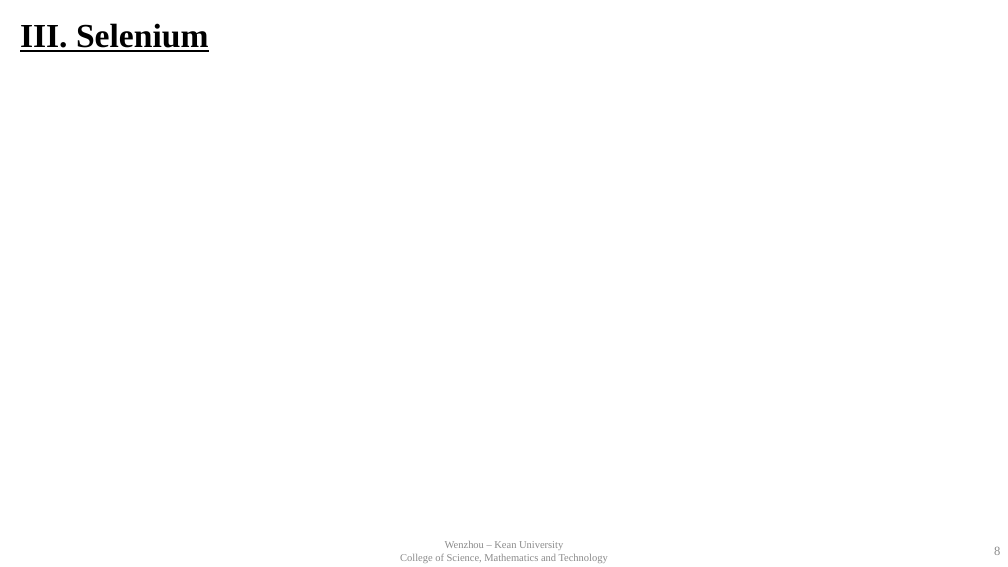
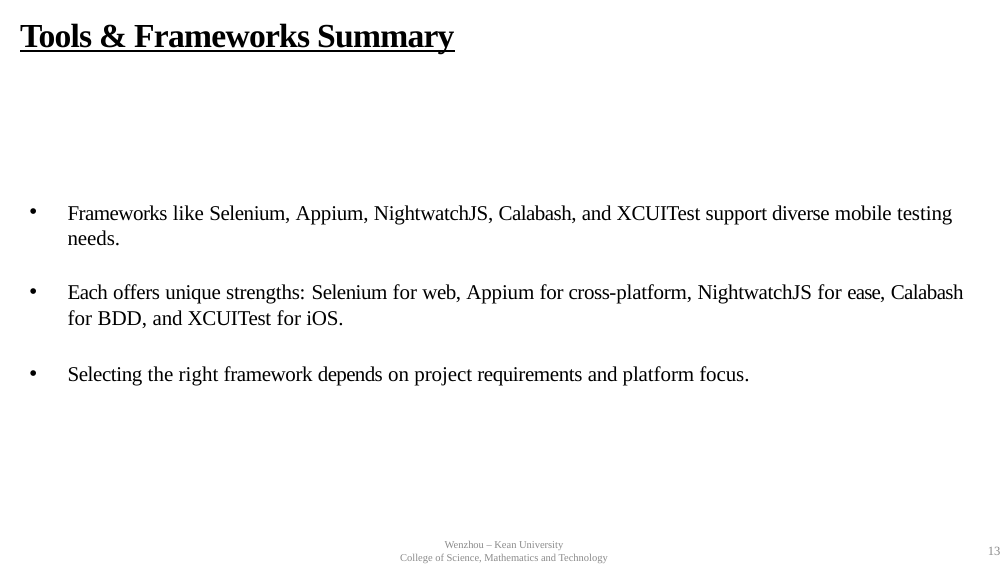
Before and after one commit to baocheng1989/sqa_paper, a slide deck: slide 13 of presentation.pptx (slide 8 before the commit). Drawn at 1008x567 pixels with LibreOffice and Linux fonts; fonts in the diff are those of the drawing; background and template pictures are left out. Boxes give left, top, right and bottom in pixels: in the first picture for what was removed or moved away, otherwise in the second. Text is boxed around its words. In the diff, an @@ line names an element or a change of style, - is before the commit and + after.

```diff
--- a/presentation.pptx
+++ b/presentation.pptx
@@ title at (20, 23, 454, 54): text changed @@
-III. Selenium
+Tools & Frameworks Summary
@@ text added at (68, 205, 964, 386), 20 pt, text #000000 @@
+• Frameworks like Selenium, Appium, NightwatchJS, Calabash, and XCUITest support diverse mobile testing needs.
+• Each offers unique strengths: Selenium for web, Appium for cross-platform, NightwatchJS for ease, Calabash for BDD, and XCUITest for iOS.
+• Selecting the right framework depends on project requirements and platform focus.
@@ page number at (988, 547, 1001, 555): text changed @@
-8
+13
```
Also in this commit, not shown: 9 other slides changed, 3 slides added, 2 other files.
